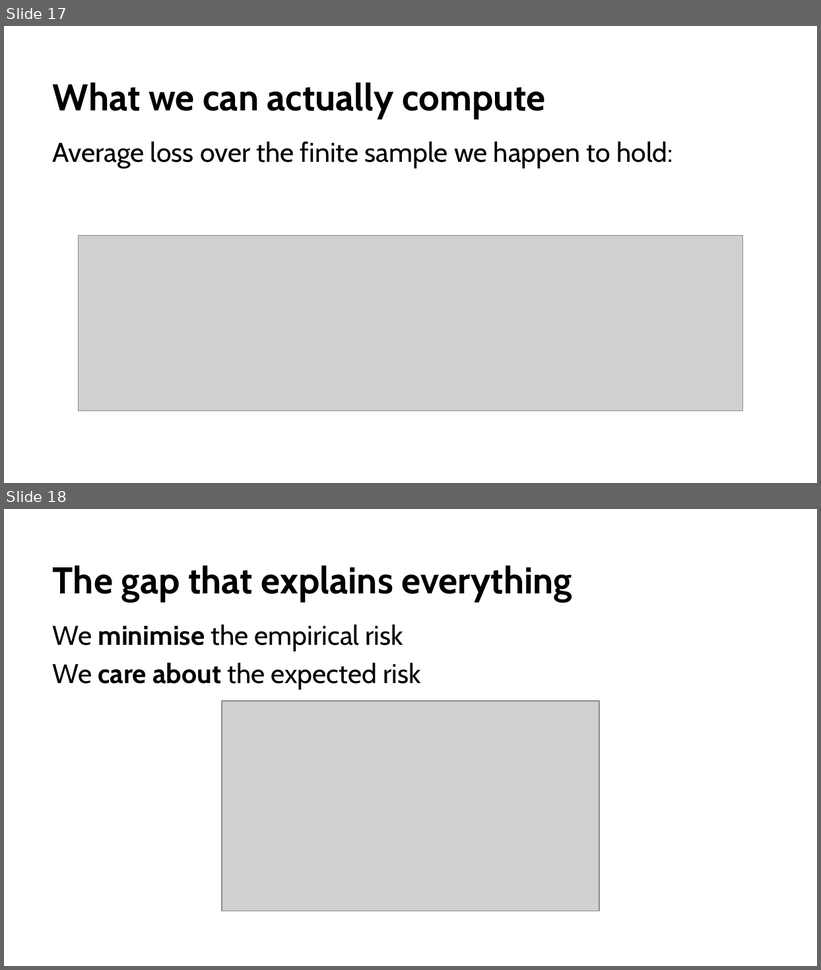
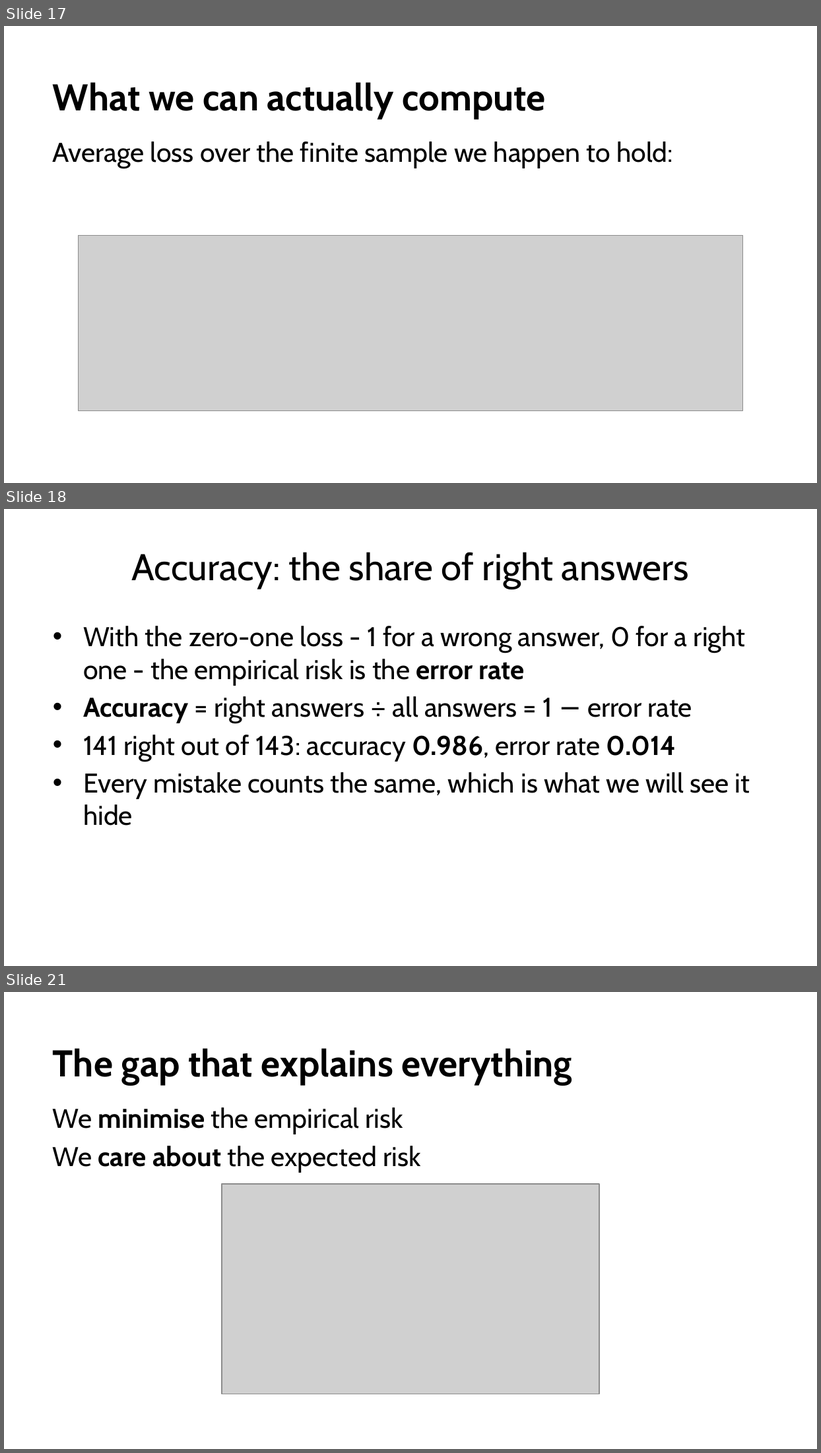
Before and after one commit to fabioantonini/technologies-for-artificial-intelligence, a slide deck: Lessons/01_introduction_and_workflow/Slides/introduction_and_workflow_slides.pptx. Shown one above the other, each under a label of ours: slides 17 and 18 before the commit, slides 17, 18 and 21 after it; the slides between them are not shown. The pictures are 821x970 and 821x1453 pixels, drawn with LibreOffice and Linux fonts; fonts in the diff are those of the drawing; grey boxes stand for pictures; background and template pictures are left out. Boxes give left, top, right and bottom in pixels: in the first picture for what was removed or moved away, otherwise in the second. Text is boxed around its words. In the diff, an @@ line names an element or a change of style, - is before the commit and + after.

```diff
--- a/Lessons/01_introduction_and_workflow/Slides/introduction_and_workflow_slides.pptx
+++ b/Lessons/01_introduction_and_workflow/Slides/introduction_and_workflow_slides.pptx
@@ slide 18 added at box(4, 509, 817, 966), background #FFFFFF @@
@@ title added at box(132, 552, 689, 589), 33 pt, text #1A1A1A @@
+Accuracy: the share of right answers
@@ text added at box(83, 626, 750, 826), 24 pt, text #1A1A1A @@
+• With the zero-one loss - 1 for a wrong answer, 0 for a right one - the empirical risk is the error rate
+• Accuracy = right answers ÷ all answers = 1 − error rate
+• 141 right out of 143: accuracy 0.986, error rate 0.014
+• Every mistake counts the same, which is what we will see it hide
@@ what was slide 18 is now slide 21 @@
```
Also in this commit, not shown: 3 slides changed, 2 other slides added, 8 other files.
